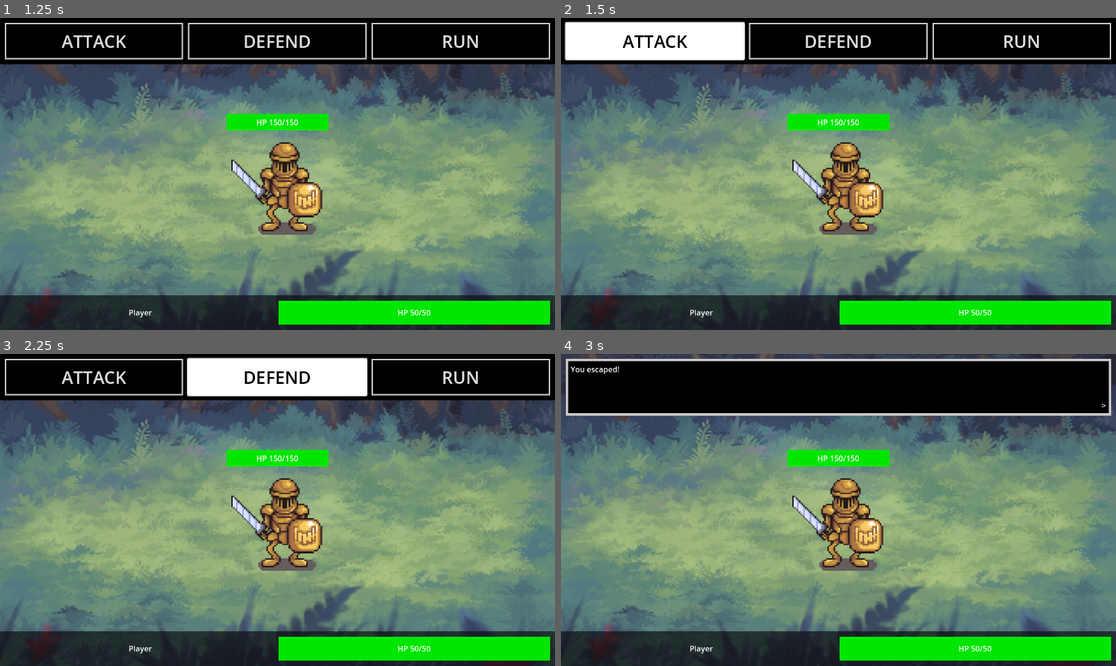
Above: before the commit, frames 1-4 (two rows, left to right).
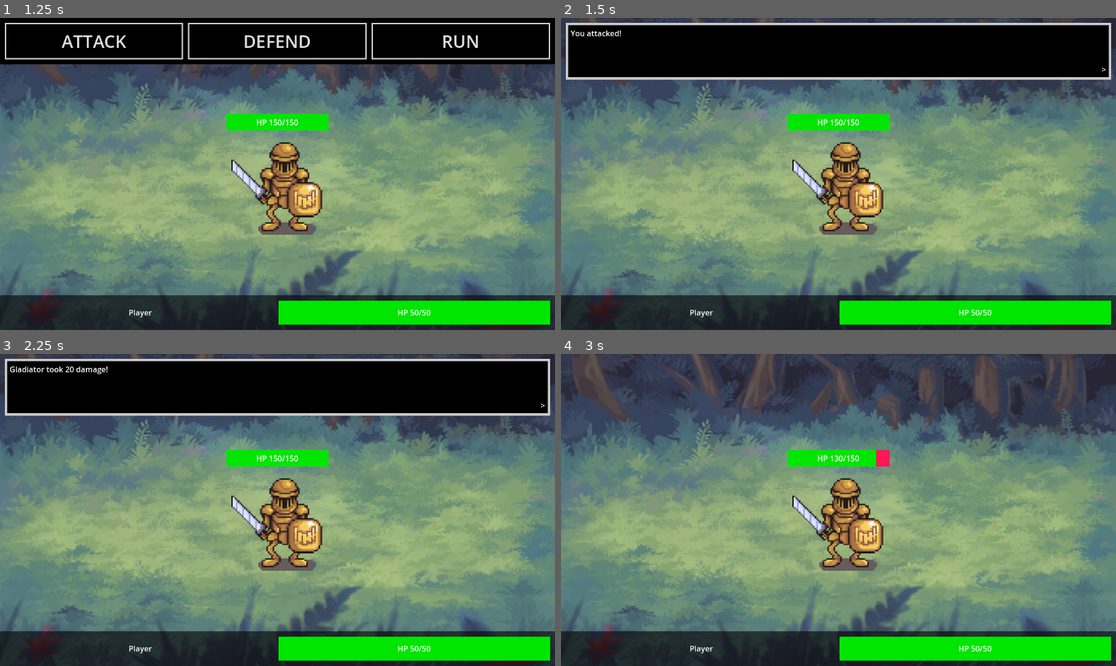
Above: after the commit, the same moments.

Repository: Opuhlos/Topielski-Turn-Based-System
Game: Godot game, scene res://scenes/battle.tscn
Same seed, same stepped clock (60 frames per second), same inputs: the game is played once before the commit and once after it. The project has no main scene, so this scene is started directly.
Inputs (mouse positions are in pixels of both pictures, inside the frame that each line leads up to):
- Up to frame 1 (1.25 s): tap Enter (ui_accept) at 0.5, 0.77 s; move the mouse to (399, 158) at 0.52 s; click (399, 158) at 0.67 s
- Up to frame 2 (1.5 s): click "ATTACK" at 1.25 s
- Up to frame 3 (2.25 s): click (277, 375) at 2 s, where only the run before the commit has a clickable "DEFEND"
- Up to frame 4 (3 s): click (1021, 375) at 2.75 s, where only the run before the commit has a clickable "RUN"

Frame 1 is identical in both runs. In frame 2, 12% of the frame differs, in the area x 0-100%, y 0-20%; in frame 3, 12%; in frame 4, 18%, in the area x 0-100%, y 1-37%.

Commit message:
attack function

Diff:
--- a/topielskis-system/scripts/battle.gd
+++ b/topielskis-system/scripts/battle.gd
@@ -4,17 +4,27 @@
 
 @export var enemy: BaseEnemy
 
+@onready var enemy_hp_bar: ProgressBar = $EnemyContainer/EnemyHealthBar
+
+var current_player_health: int
+var current_enemy_health: int
+
 func _ready() -> void:
-	set_health($PlayerPanel/MarginContainer/PlayerData/PlayerHealthBar, 50, 50)
+	set_health($PlayerPanel/MarginContainer/PlayerData/PlayerHealthBar, State.max_health, State.max_health)
+	current_player_health = State.max_health
 
 	set_health($EnemyContainer/EnemyHealthBar, enemy.health, enemy.health)
 	$EnemyContainer/Enemy.texture = enemy.texture
+	current_enemy_health = enemy.health
 
 	$ActionsPanel.hide()
 	$Textbox.hide()
 
-	# Connect the run button pressed signal to code here that handles its functionality
+	# Connect the run button pressed signal
 	$ActionsPanel/MarginContainer/Actions/RunButton.pressed.connect(_on_pressed_run_button)
+
+	# Connect the attack button pressed signal
+	$ActionsPanel/MarginContainer/Actions/ActionButton.pressed.connect(_on_pressed_attack_button)
 
 	display_text("A %s blocks your path!" % [enemy.name])
 	# An alternative way that still functions
@@ -37,6 +47,17 @@
 	await textbox_closed
 	get_tree().quit()
 
+func _on_pressed_attack_button() -> void:
+	display_text("You attacked!")
+	await textbox_closed
+
+	current_enemy_health = max(0, current_enemy_health - State.damage)
+
+	display_text("%s took %s damage!" % [enemy.name, State.damage])
+	await textbox_closed
+
+	set_health(enemy_hp_bar, current_enemy_health, enemy.health)
+
 func set_health(progress_bar: ProgressBar, health: int, max_health: int) -> void:
 	progress_bar.max_value = max_health
 	progress_bar.value = health
